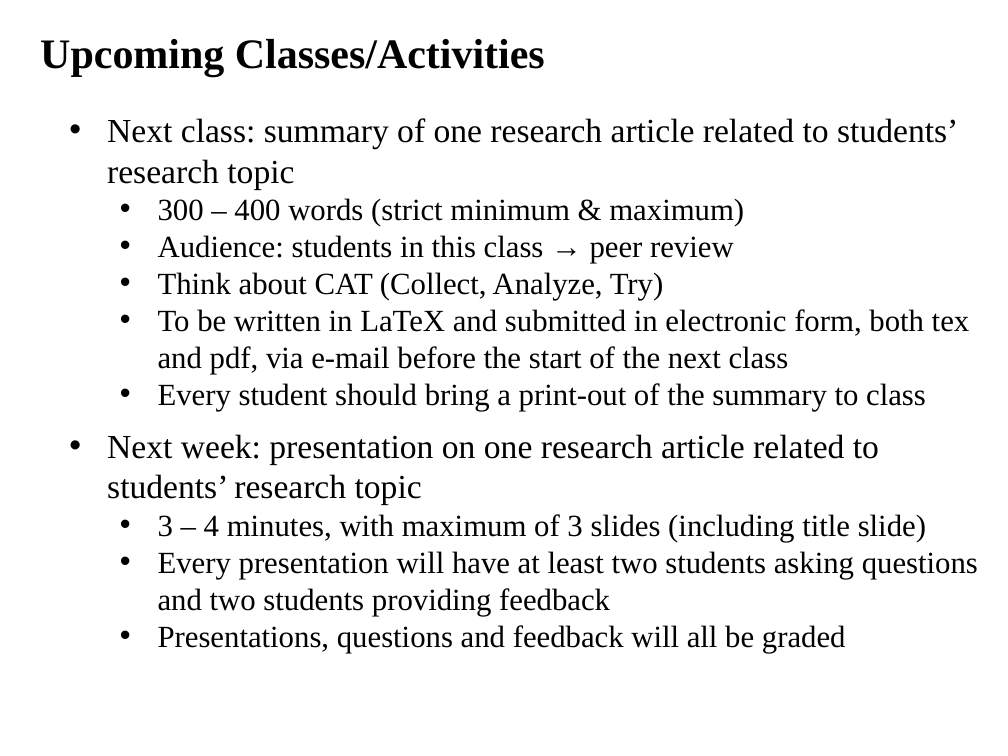
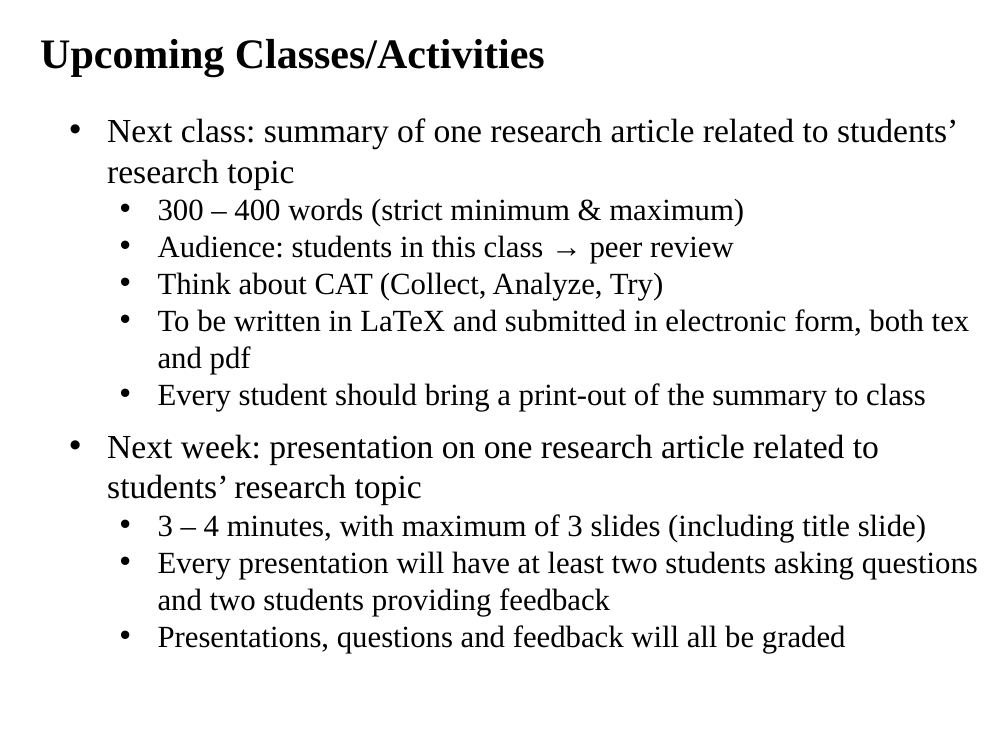
Before and after one commit to ajvanderhorst/PhysicsCapstoneGW, a slide deck: slide 12 of CapstoneSlides/CapstoneClass14.pptx. Drawn at 1008x756 pixels with LibreOffice and Linux fonts; fonts in the diff are those of the drawing. Boxes give left, top, right and bottom in pixels: in the first picture for what was removed or moved away, otherwise in the second. Text is boxed around its words. In the diff, an @@ line names an element or a change of style, - is before the commit and + after.

```diff
--- a/CapstoneSlides/CapstoneClass14.pptx
+++ b/CapstoneSlides/CapstoneClass14.pptx
@@ text at <box>158,309,970,374</box>: text changed @@
-  • To be written in LaTeX and submitted in electronic form, both tex and pdf, via e-mail before the start of the next class
+  • To be written in LaTeX and submitted in electronic form, both tex and pdf
```
Also in this commit, not shown: 5 other files.
